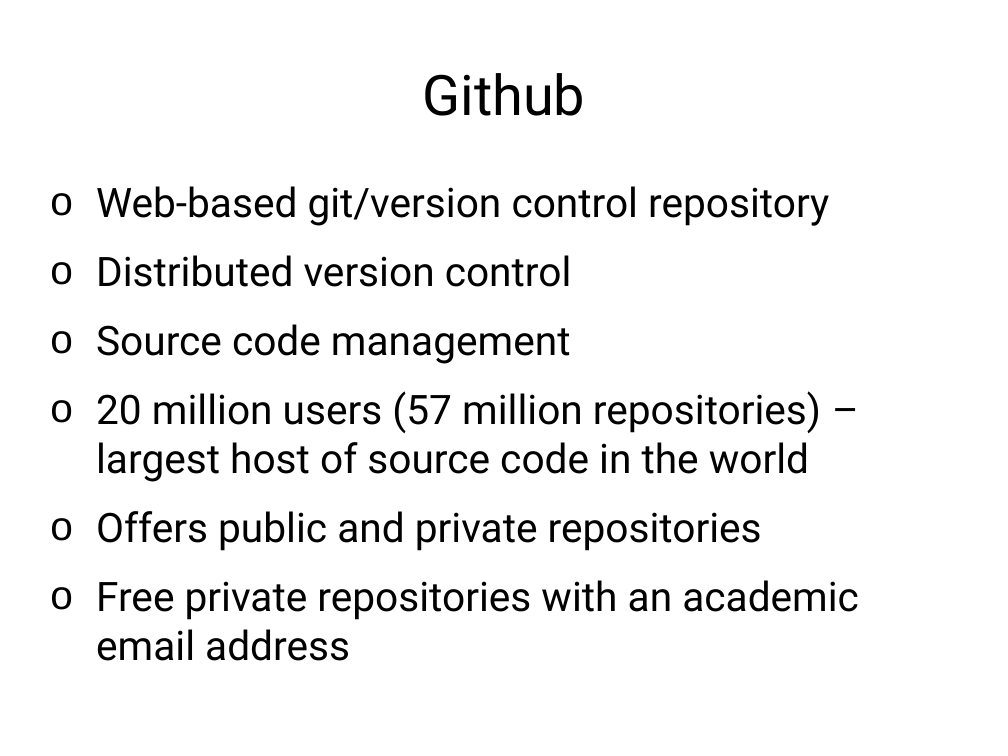
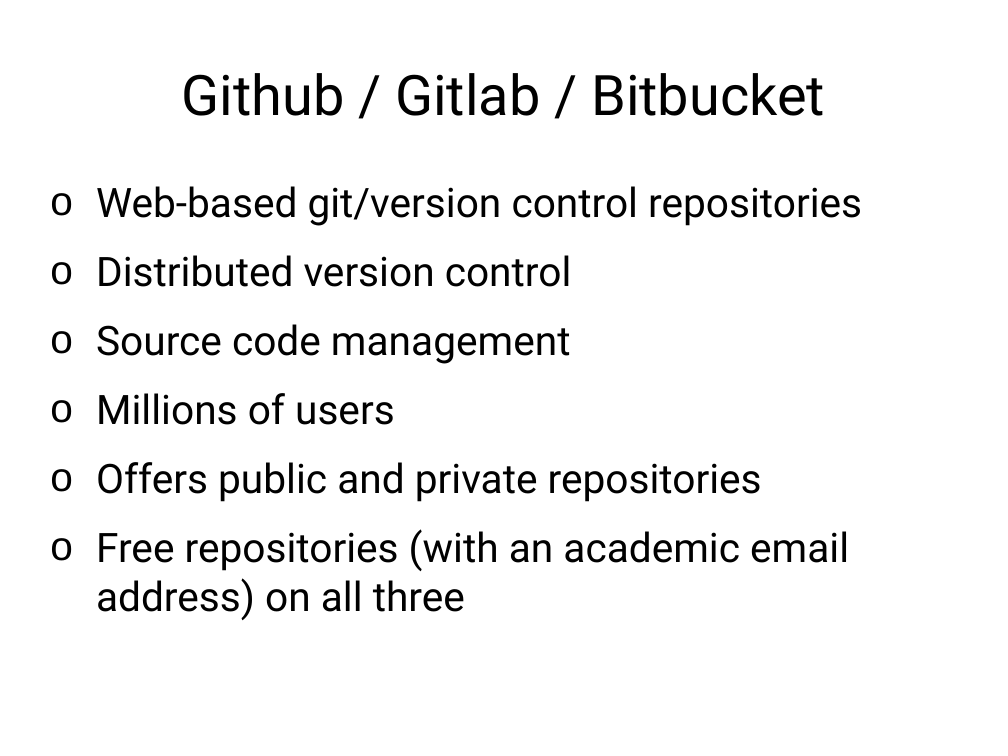
Before and after one commit to rachelplayer/isg-playground, a slide deck: slide 39 of git_workshop.pptx (slide 36 before the commit). Drawn at 1008x756 pixels with LibreOffice and Linux fonts; fonts in the diff are those of the drawing. Boxes give left, top, right and bottom in pixels: in the first picture for what was removed or moved away, otherwise in the second. Text is boxed around its words. In the diff, an @@ line names an element or a change of style, - is before the commit and + after.

```diff
--- a/git_workshop.pptx
+++ b/git_workshop.pptx
@@ title at (182,73,825,116): text changed @@
-Github
+Github / Gitlab / Bitbucket
@@ text at (96,186,862,226): text changed @@
-o Web-based git/version control repository
+o Web-based git/version control repositories
@@ text at (96,393,395,425): text changed @@
-o 20 million users (57 million repositories) – largest host of source code in the world
+o Millions of users
@@ text at (96,529,849,620): text changed @@
-o Free private repositories with an academic email address
+o Free repositories (with an academic email address) on all three
```
Also in this commit, not shown: 12 other slides changed, 5 slides added, 5 slides removed, 1 other file.
